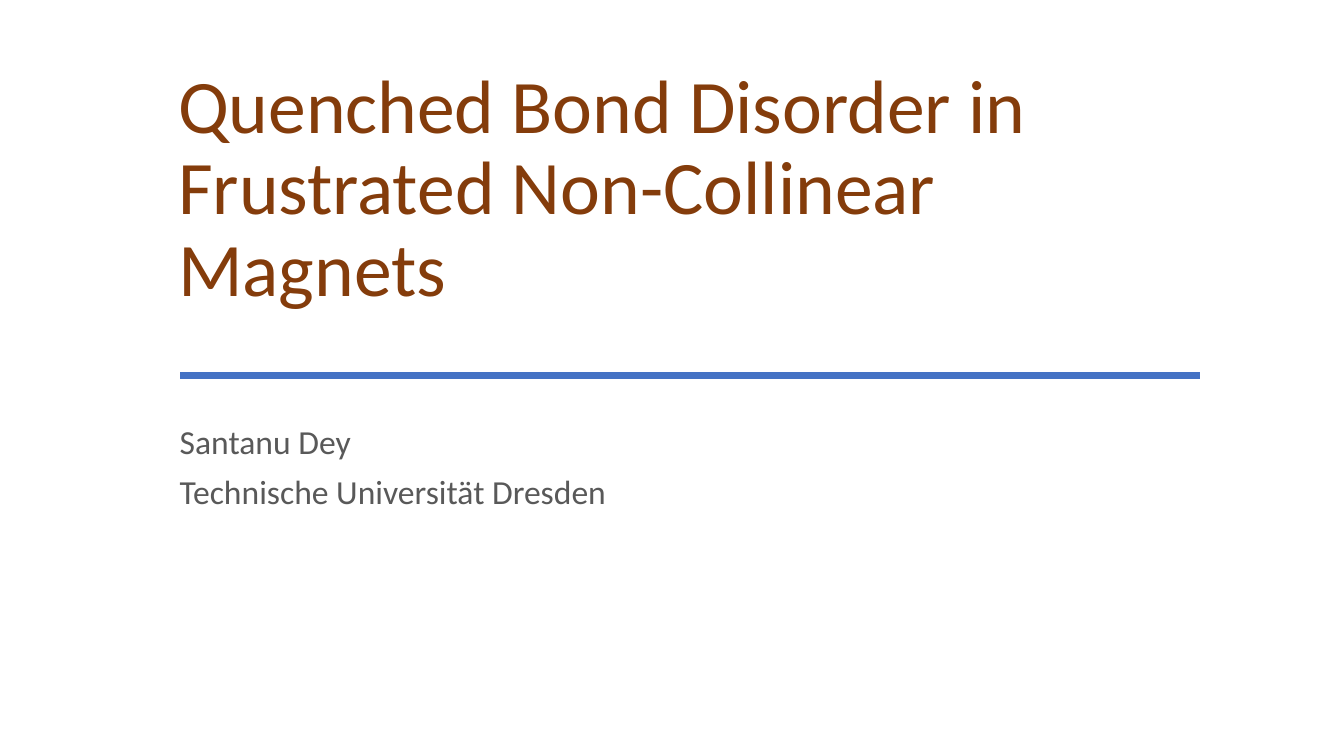
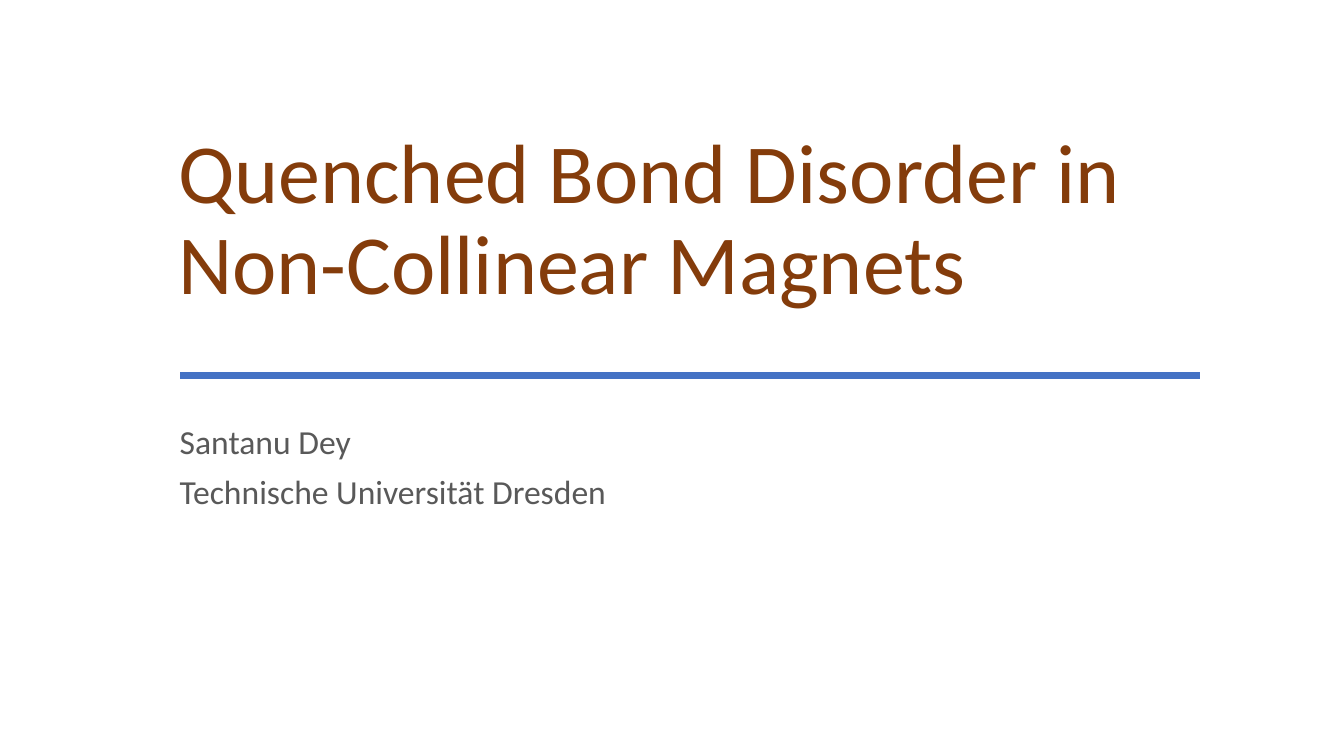
Before and after one commit to glacieant/disordered_triangular_swt, a slide deck: slide 1 of talk/disordered_non-collinear_magnet.pptx. Drawn at 1344x756 pixels with LibreOffice and Linux fonts; fonts in the diff are those of the drawing. Boxes give left, top, right and bottom in pixels: in the first picture for what was removed or moved away, otherwise in the second. Text is boxed around its words. In the diff, an @@ line names an element or a change of style, - is before the commit and + after.

```diff
--- a/talk/disordered_non-collinear_magnet.pptx
+++ b/talk/disordered_non-collinear_magnet.pptx
@@ title at [178,144,1119,309]: text changed; size 54 to 60 pt @@
-Quenched Bond Disorder in Frustrated Non-Collinear Magnets
+Quenched Bond Disorder in Non-Collinear Magnets
```
Also in this commit, not shown: 6 other slides changed, 1 other file.
